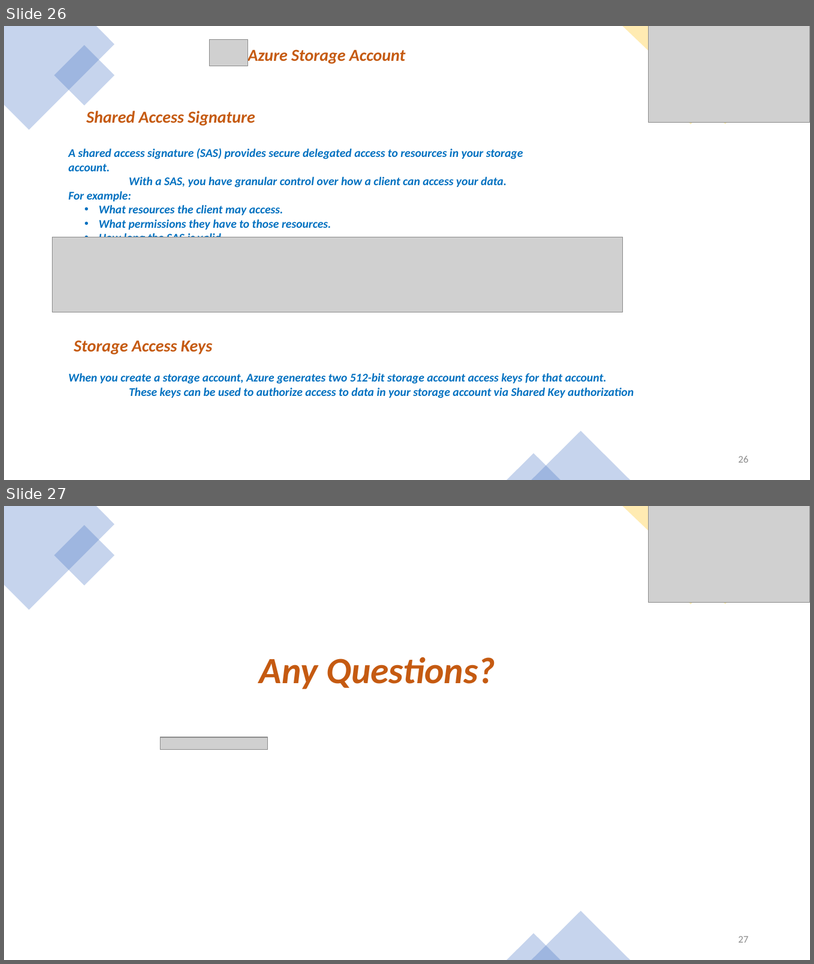
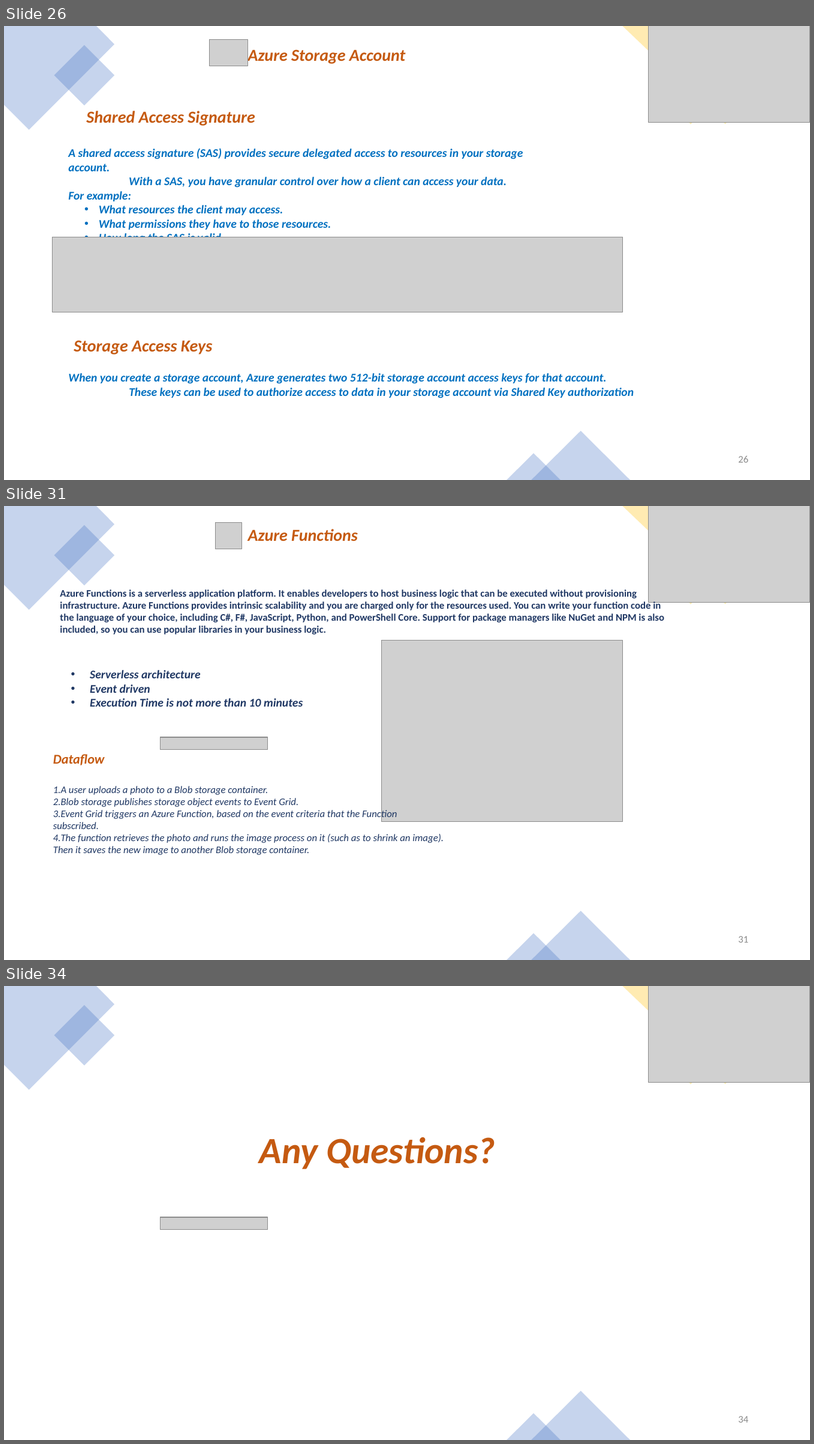
Before and after one commit to buchepalli-ramana-2/AzureDevOps, a slide deck: CoursePPT/Azure Compute.pptx. Shown one above the other, each under a label of ours: slides 26 and 27 before the commit, slides 26, 31 and 34 after it; the slides between them are not shown. The pictures are 814x964 and 814x1444 pixels, drawn with LibreOffice and Linux fonts; fonts in the diff are those of the drawing; grey boxes stand for pictures. Boxes give left, top, right and bottom in pixels: in the first picture for what was removed or moved away, otherwise in the second. Text is boxed around its words. In the diff, an @@ line names an element or a change of style, - is before the commit and + after.

```diff
--- a/CoursePPT/Azure Compute.pptx
+++ b/CoursePPT/Azure Compute.pptx
@@ slide 31 added at (x1=4, y1=506, x2=810, y2=960), background #4472C4 at 92% opacity @@
@@ rectangle added at (x1=4, y1=506, x2=810, y2=960), fill #FFFFFF @@
@@ freeform shape added at (x1=4, y1=506, x2=115, y2=610), fill #4472C4 at 30% opacity @@
@@ picture added at (x1=216, y1=522, x2=242, y2=549) @@
@@ freeform shape added at (x1=623, y1=506, x2=810, y2=604), fill #FFC000 at 30% opacity @@
@@ picture added at (x1=649, y1=506, x2=810, y2=602) @@
@@ rectangle added at (x1=54, y1=525, x2=115, y2=586), fill #4472C4 at 30% opacity @@
@@ text added at (x1=248, y1=529, x2=358, y2=541), 20 pt, text #C55A11, bold, italic @@
+Azure Functions
@@ rectangle added at (x1=659, y1=540, x2=723, y2=604), fill #FFC000 at 30% opacity @@
@@ text added at (x1=60, y1=589, x2=665, y2=634), 12 pt, text #203864, bold @@
+Azure Functions is a serverless application platform. It enables developers to host business logic that can be executed without provisioning infrastructure. Azure Functions provides intrinsic scalability and you are charged only for the resources used. You can write your function code in the language of your choice, including C#, F#, JavaScript, Python, and PowerShell Core. Support for package managers like NuGet and NPM is also included, so you can use popular libraries in your business logic.
@@ picture added at (x1=382, y1=640, x2=623, y2=821) @@
@@ text added at (x1=90, y1=670, x2=303, y2=706), 14 pt, text #203864, bold, italic @@
+• Serverless architecture
+• Event driven
+• Execution Time is not more than 10 minutes
@@ picture added at (x1=161, y1=737, x2=268, y2=749) @@
@@ text added at (x1=53, y1=754, x2=444, y2=855), 12 pt, text #203864, italic @@
+Dataflow
+1. A user uploads a photo to a Blob storage container.
+2. Blob storage publishes storage object events to Event Grid.
+3. Event Grid triggers an Azure Function, based on the event criteria that the Function subscribed.
+4. The function retrieves the photo and runs the image process on it (such as to shrink an image). Then it saves the new image to another Blob storage container.
@@ triangle added at (x1=531, y1=911, x2=630, y2=960), fill #4472C4 at 30% opacity @@
@@ triangle added at (x1=507, y1=933, x2=561, y2=960), fill #4472C4 at 30% opacity @@
@@ page number added at (x1=738, y1=936, x2=749, y2=942), 12 pt, text #8C8C8C @@
+31
@@ what was slide 27 is now slide 34 @@
@@ page number at (x1=738, y1=1416, x2=749, y2=1422): text changed @@
-27
+34
```
Also in this commit, not shown: 6 other slides added, 2 other files.
